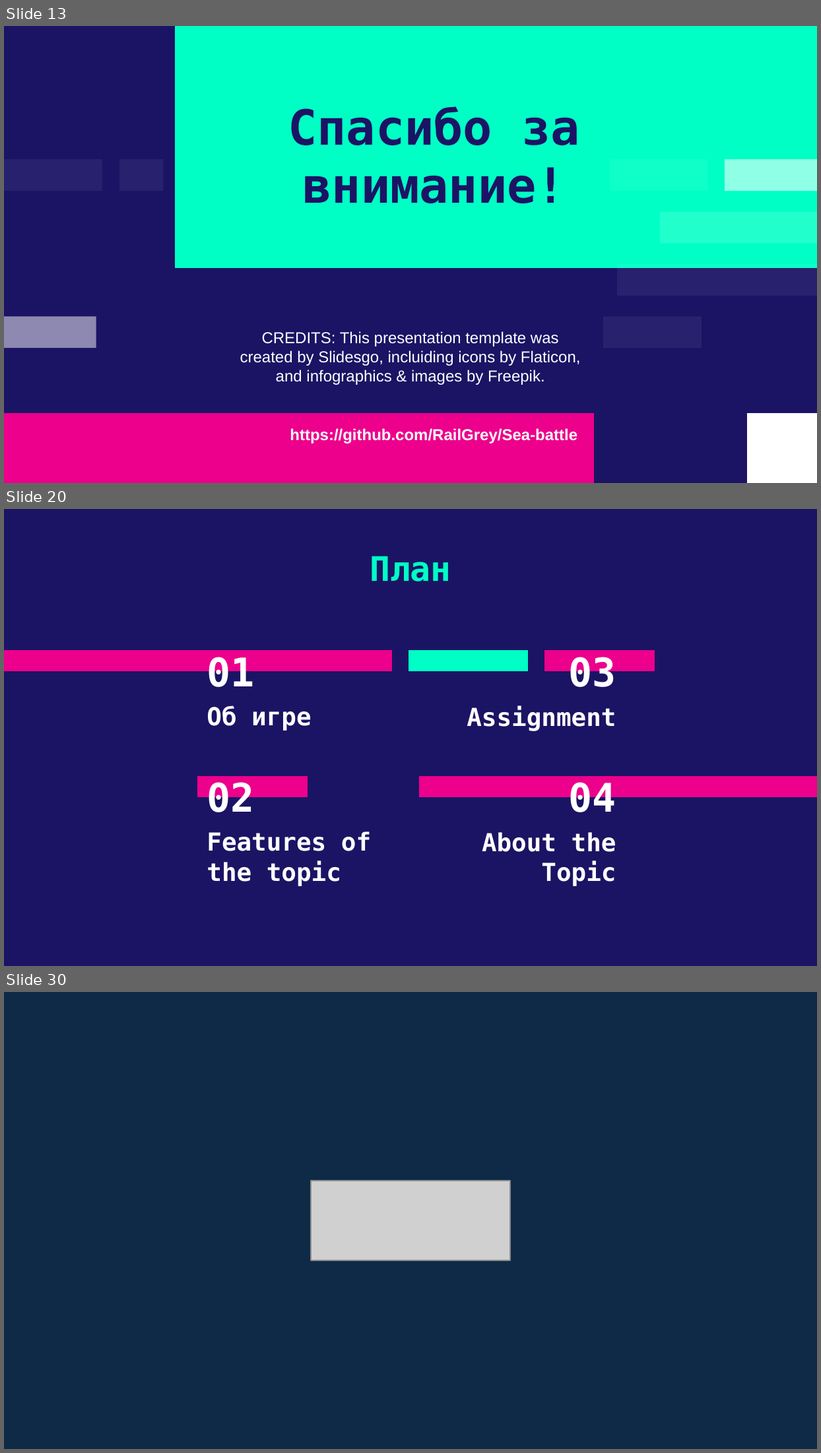
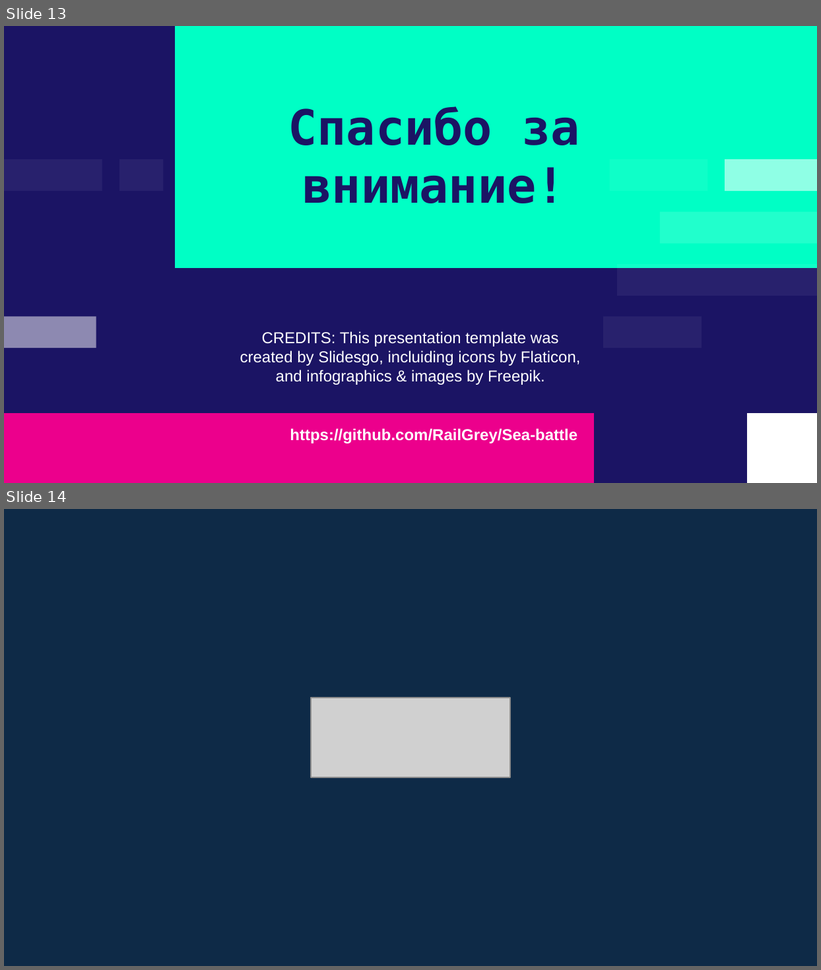
Before and after one commit to RailGrey/Sea-battle, a slide deck: Project.pptx. Shown one above the other, each under a label of ours: slides 13, 20 and 30 before the commit, slides 13 and 14 after it; the slides between them are not shown. The pictures are 821x1453 and 821x970 pixels, drawn with LibreOffice and Linux fonts; fonts in the diff are those of the drawing; grey boxes stand for pictures. Boxes give left, top, right and bottom in pixels: in the first picture for what was removed or moved away, otherwise in the second. Text is boxed around its words. In the diff, an @@ line names an element or a change of style, - is before the commit and + after.

```diff
--- a/Project.pptx
+++ b/Project.pptx
@@ slide 20 removed at (4, 509, 817, 966), background #1B1464 @@
@@ title removed at (370, 556, 451, 582) @@
-План
@@ freeform shape removed at (4, 650, 392, 671) @@
@@ title removed at (207, 657, 254, 695) @@
-01
@@ freeform shape removed at (409, 650, 529, 671) @@
@@ freeform shape removed at (545, 650, 655, 671) @@
@@ title removed at (568, 657, 616, 695) @@
-03
@@ subtitle removed at (207, 706, 311, 731) @@
-Об игре
@@ subtitle removed at (467, 706, 616, 731) @@
-Assignment
@@ freeform shape removed at (197, 776, 308, 797) @@
@@ title removed at (207, 782, 254, 821) @@
-02
@@ freeform shape removed at (418, 776, 817, 797) @@
@@ title removed at (568, 782, 616, 821) @@
-04
@@ subtitle removed at (207, 832, 371, 887) @@
-Features of the topic
@@ subtitle removed at (482, 832, 616, 887) @@
-About the Topic
@@ what was slide 30 is now slide 14 @@
```
Also in this commit, not shown: 1 slide changed, 15 other slides removed.
